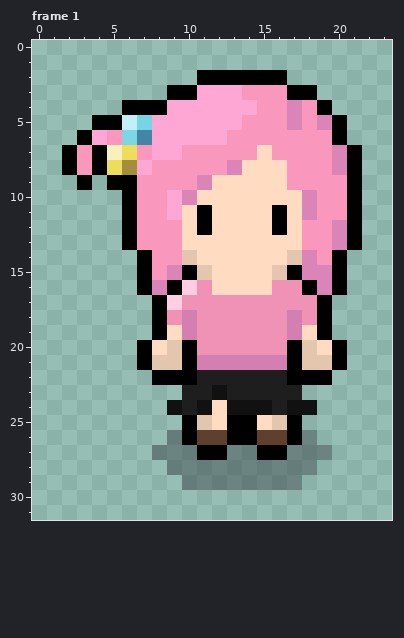
Pixel-art file, stored at Assets/Game Assets/Characters/Humans/Shania.ase. The first picture shows the starting point.
24x32 pixels, 8 frames. Shown: frame 1.
New version:
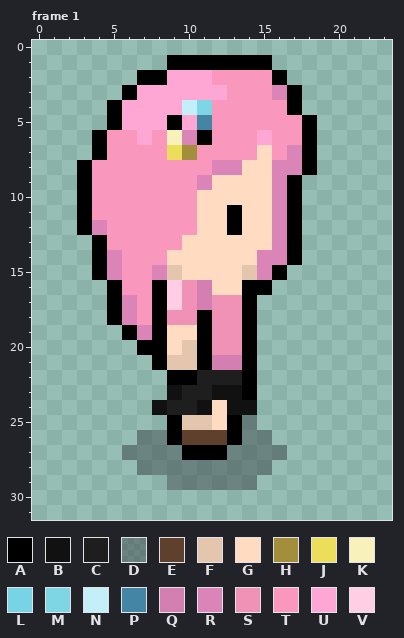
Palette (. is transparent): A #000000  B #111111  C #1e1e1e  D #2a2b3566  E #5e402c  F #e3c6ad  G #ffdbc2  H #a38e3b  J #ecde5b  K #f8f1bb  L #77d4e5  M #7ed6e4  N #c3eff8  P #4485a5  Q #d37fb1  R #db84b8  S #f091b6  T #f997bd  U #ffa7d4  V #ffcde4
Diff:
layer "Idle/RightFlattened" now shown
layer "Idle/DownFlattened" now hidden
Changed rows in their new state; - is an unchanged pixel.
Frame 1:
first column x 2:
 1 -------AAAAAAA------
 2 -----AAUUUTTTT------
 3 ----AUUUU--T--R-.---
 4 ---AUUU-NMTTT--A..--
 5 --.-UU-A-PTT---TA..-
 6 -.A-TUTKRAT--U--A..-
 7 ..-TT-TJH------RA...
 8 .ATTTT----R---RRA...
 9 --TTT---------RA....
10 -ATTT--TT-----RA....
11 -ATTT--TTG-A--RA....
12 -ARTT---TG-A--RA....
13 --ATT---------RA....
14 --ARTT-GG----RRA...-
15 --ARTTRFGG--FRA....-
16 ---ATTAVSQ--AA.....-
17 ---ART---Q--A.....--
18 ---ART--SA--A.....--
19 ----AR--GA--A.....--
20 ------AGFA--A......-
21 -----.A-FA--A......-
22 ------.-----A.....--
23 -------B---BA...----
24 ------BC-----....---
25 -------AF---D...----
26 -----DDAE---DD...---
27 ----DD--A----DD...--
28 -----DD-------...---
29 -------D-----...----
Pixel boxes of the changes (left, top, right, bottom) in both pictures:
changed: (62, 55, 362, 490)
